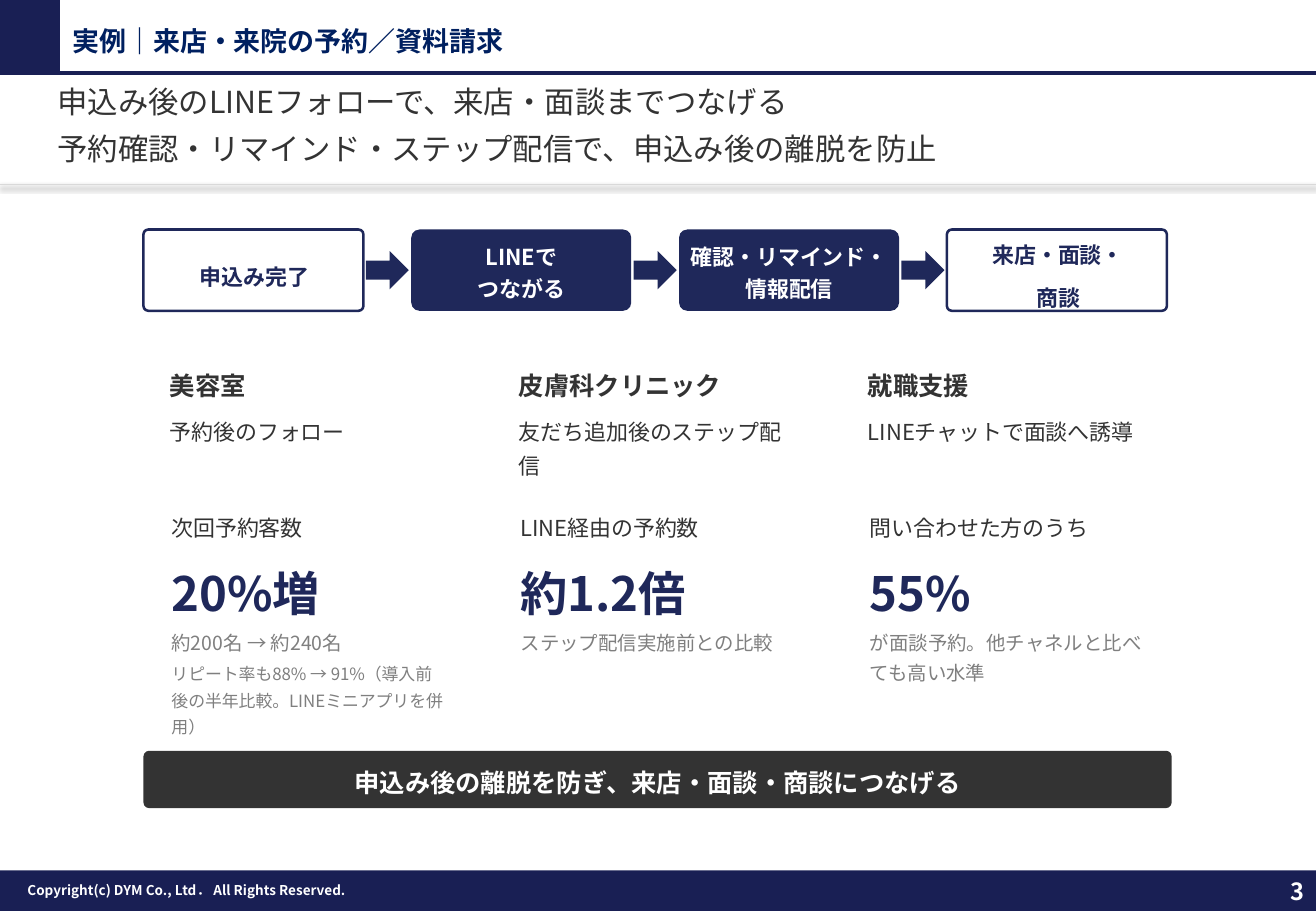
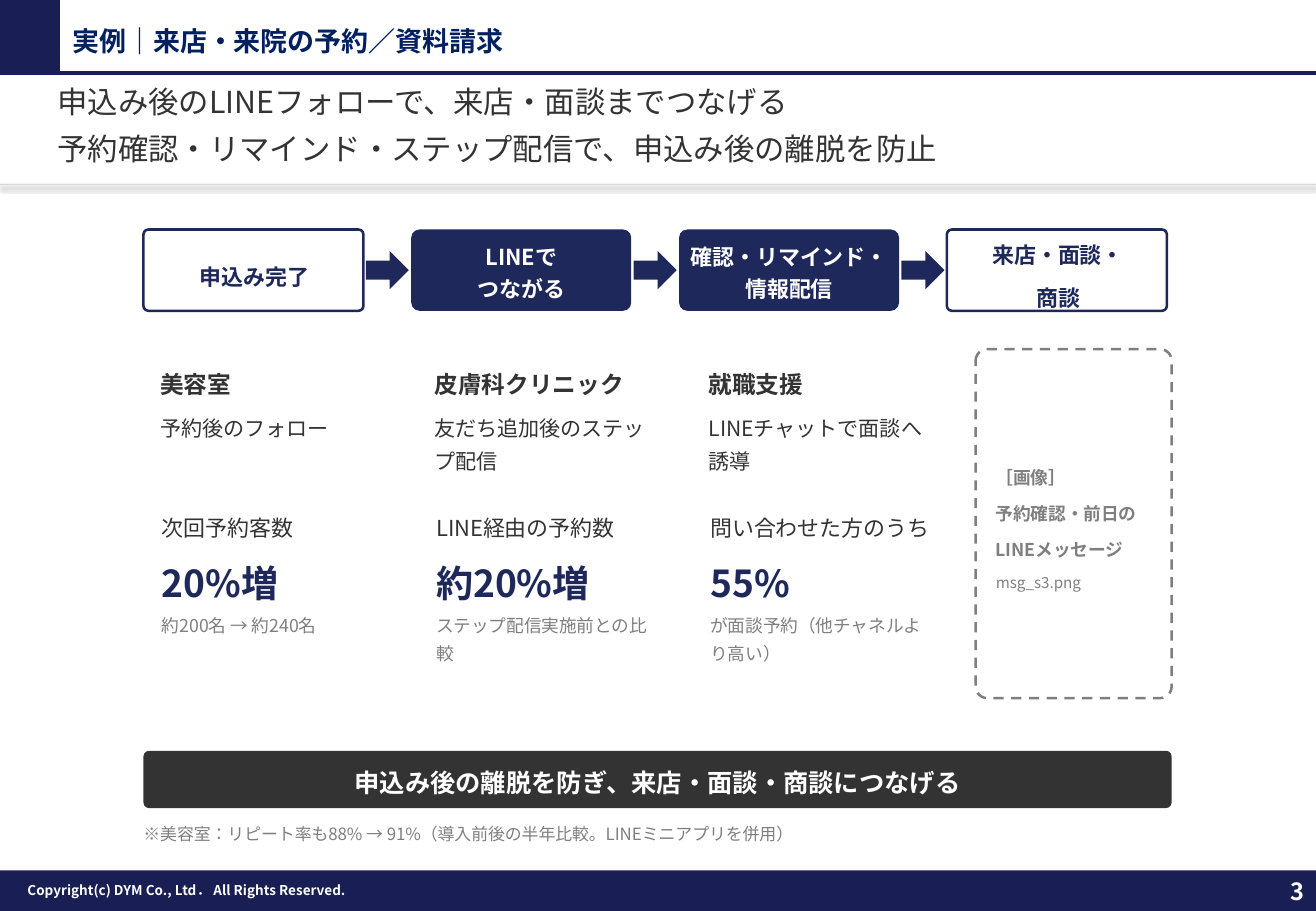
Before and after one commit to tonomura-r-dev/folder, a slide deck: slide 3 of 20261002_サンクスLINEのご提案_事例入り.pptx. Drawn at 1316x911 pixels with LibreOffice and Linux fonts; fonts in the diff are those of the drawing; background and template pictures are left out. Boxes give left, top, right and bottom in pixels: in the first picture for what was removed or moved away, otherwise in the second. Text is boxed around its words. In the diff, an @@ line names an element or a change of style, - is before the commit and + after.

```diff
--- a/20261002_サンクスLINEのご提案_事例入り.pptx
+++ b/20261002_サンクスLINEのご提案_事例入り.pptx
@@ text "美容室" at (160,373,328,438): size 15 to 14 pt in "美容室"; size 13 to 12.5 pt in "予約後のフォロー" @@
@@ text "皮膚科クリニック": place and size @@
-text "皮膚科クリニック" at (519,373,782,476)
+text "皮膚科クリニック" at (434,373,645,471)
@@ text "皮膚科クリニック" at (434,373,645,471): size 15 to 14 pt in "皮膚科クリニック"; size 13 to 12.5 pt in "友だち追加後のステップ配信" @@
@@ text "就職支援": place and size @@
-text "就職支援" at (868,373,1134,442)
+text "就職支援" at (709,373,804,395)
@@ text "就職支援" at (709,373,804,395): size 15 to 14 pt in "就職支援"; size 13 to 12.5 pt in "LINEチャットで面談へ誘導" @@
@@ rounded rectangle added at (976,349,1171,697), fill #FFFFFF, outline #7F7F7F 1.5 pt dashed, 10.5 pt, text #7F7F7F, bold @@
+［画像］
+予約確認・前日の
+LINEメッセージ
+msg_s3.png
@@ text "LINE経由の予約数": place and size @@
-text "LINE経由の予約数" at (521,517,773,652)
+text "LINE経由の予約数" at (436,517,647,662)
@@ text "問い合わせた方のうち": place and size @@
-text "問い合わせた方のうち" at (870,517,1142,682)
+text "問い合わせた方のうち" at (710,517,929,662)
@@ text at (162,565,317,634): size 28 to 22 pt in "20%増"; size 11.5 to 10.5 pt in "約200名 → 約240名" @@
@@ text at (436,565,590,601): text changed; size 28 to 22 pt @@
-約1.2倍
+約20%増
@@ text at (710,569,789,598): size 28 to 22 pt in "55%" @@
@@ text at (436,617,647,662): size 11.5 to 10.5 pt in "ステップ配信実施前との比較" @@
@@ text at (710,617,921,662): text changed; size 11.5 to 10.5 pt @@
-が面談予約。他チャネルと比べても高い水準
+が面談予約（他チャネルより高い）
@@ text at (171,666,443,708): paragraph removed @@
-リピート率も88% → 91%（導入前後の半年比較。LINEミニアプリを併用）
@@ text added at (143,826,793,842), 10 pt, text #7F7F7F @@
+※美容室：リピート率も88% → 91%（導入前後の半年比較。LINEミニアプリを併用）
```
Also in this commit, not shown: 2 other slides changed, 6 other files.
